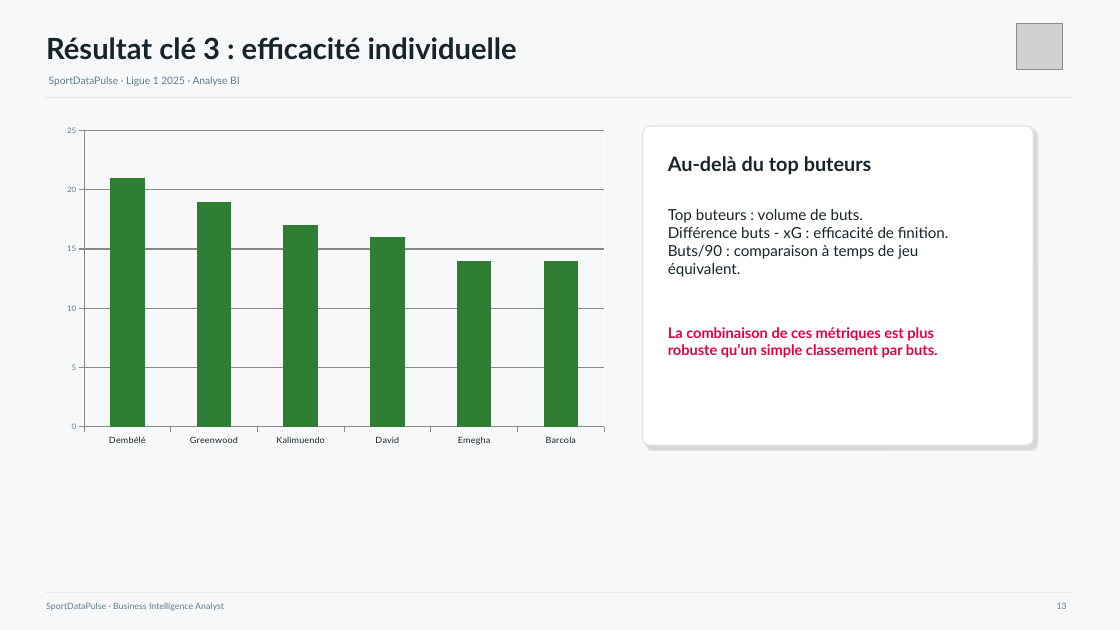
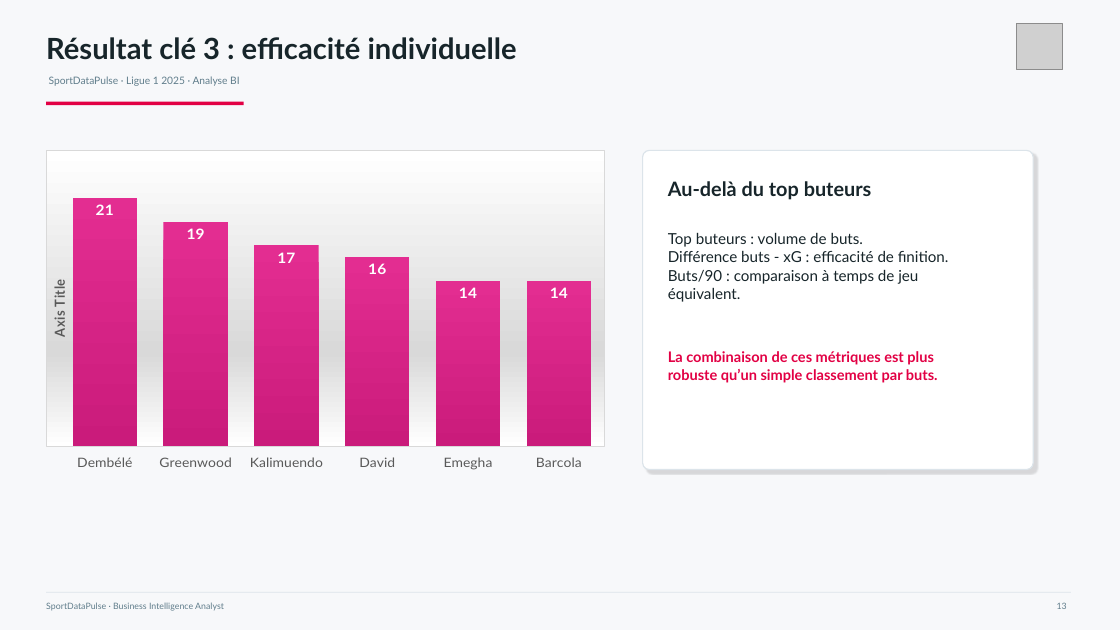
Before and after one commit to steve57000/projet-ligue1, a slide deck: slide 13 of livrables/Presentation_P5_SportDataPulse.pptx. Drawn at 1120x630 pixels with LibreOffice and Linux fonts; fonts in the diff are those of the drawing; grey boxes stand for pictures. Boxes give left, top, right and bottom in pixels: in the first picture for what was removed or moved away, otherwise in the second. Text is boxed around its words. In the diff, an @@ line names an element or a change of style, - is before the commit and + after.

```diff
--- a/livrables/Presentation_P5_SportDataPulse.pptx
+++ b/livrables/Presentation_P5_SportDataPulse.pptx
@@ line removed from (46, 97) to (1071, 97) @@
@@ line added from (46, 103) to (244, 103), #E20044 3 pt @@
@@ column chart at [46, 150, 605, 470] @@
@@ colour of Series 1 #2E7D32 to gradient #E32D91 to #CA1B7B @@
@@ data labels of Series 1 added @@
@@ category axis changed @@
@@ value axis changed @@
@@ bar spacing changed @@
@@ background changed @@
@@ border changed @@
@@ plot area changed @@
@@ column chart: place and size @@
-column chart at [67, 126, 605, 445]
+column chart at [46, 150, 605, 470]
@@ 3 texts, 1 rounded rectangle: place and size @@
-3 texts, 1 rounded rectangle at [643, 126, 1033, 445]
+3 texts, 1 rounded rectangle at [643, 150, 1033, 470]
```
Also in this commit, not shown: 14 other slides changed, 2 other files.
